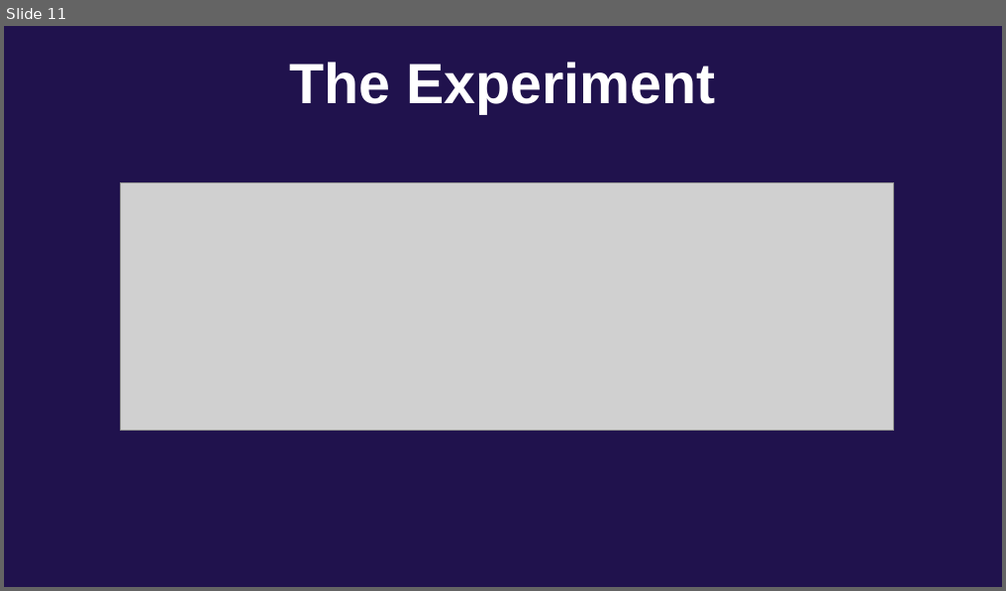
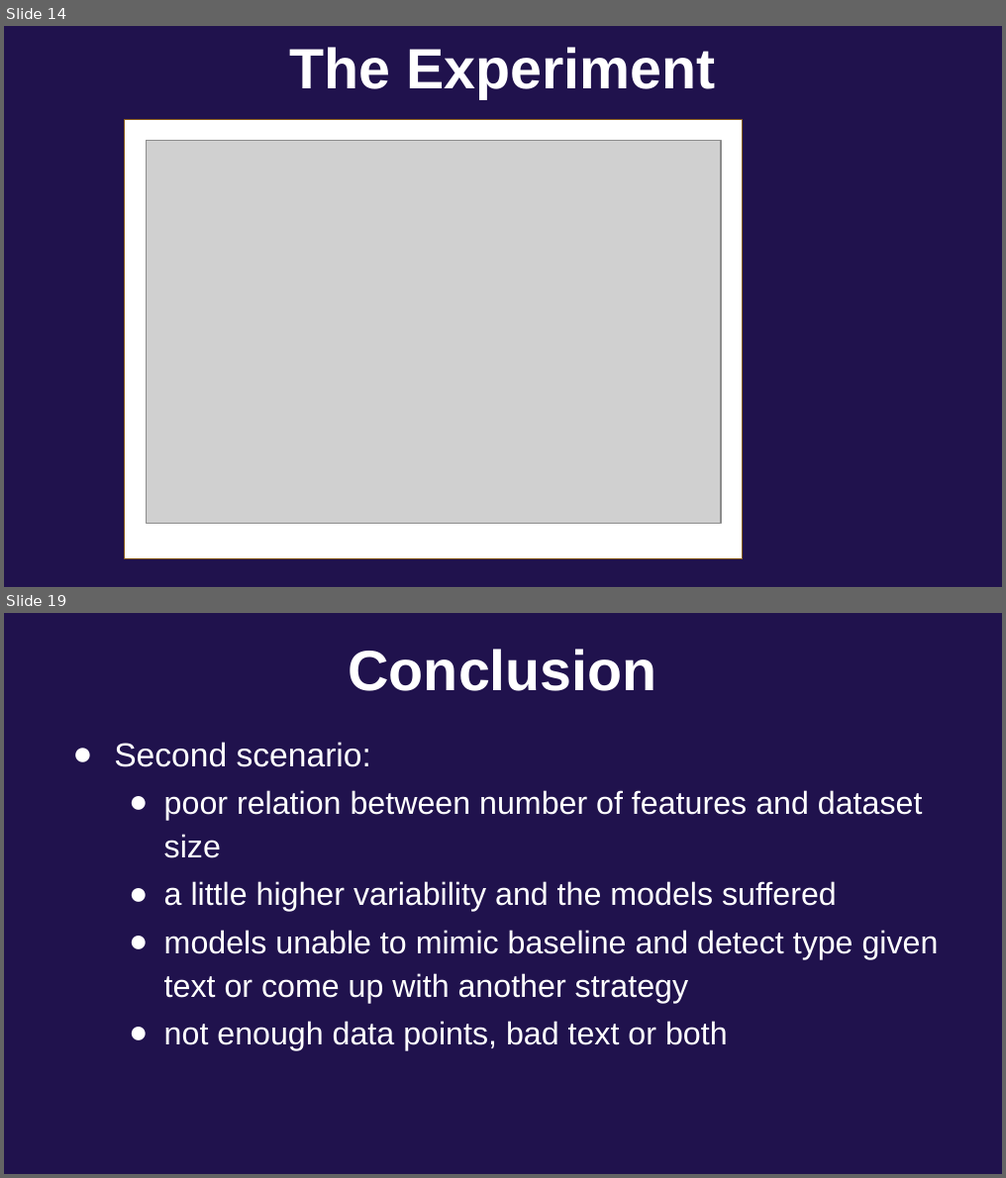
Before and after one commit to masdeval/seeclickfix, a slide deck: article/Predicting the urgency of urban issues.pptx. Shown one above the other, each under a label of ours: slide 11 before the commit, slides 14 and 19 after it; the slides between them are not shown. The pictures are 1006x591 and 1006x1178 pixels, drawn with LibreOffice and Linux fonts; fonts in the diff are those of the drawing; grey boxes stand for pictures; background and template pictures are left out. Boxes give left, top, right and bottom in pixels: in the first picture for what was removed or moved away, otherwise in the second. Text is boxed around its words. In the diff, an @@ line names an element or a change of style, - is before the commit and + after.

```diff
--- a/article/Predicting the urgency of urban issues.pptx
+++ b/article/Predicting the urgency of urban issues.pptx
@@ slide 19 added at (4, 613, 1002, 1174), background picture (left out) @@
@@ text added at (349, 649, 657, 691), 41 pt, text #FFFFFF, bold @@
+Conclusion
@@ text added at (114, 742, 939, 1051), 23 pt, text #FFFFFF @@
+● Second scenario:
+  ● poor relation between number of features and dataset size
+  ● a little higher variability and the models suffered
+  ● models unable to mimic baseline and detect type given text or come up with another strategy
+  ● not enough data points, bad text or both
@@ what was slide 11 is now slide 14 @@
@@ slide 14 changed as well @@
@@ text "The Experiment": place and size @@
-text "The Experiment" at (290, 62, 715, 114)
+text "The Experiment" at (289, 47, 715, 99)
@@ rectangle added at (125, 120, 743, 559), fill #FFFFFF, outline #895D1D 0.74 pt @@
@@ picture: place and size @@
-picture at (121, 182, 894, 430)
+picture at (146, 141, 721, 524)
```
Also in this commit, not shown: 6 other slides changed, 9 other slides added, 2 slides removed, 5 other files.
